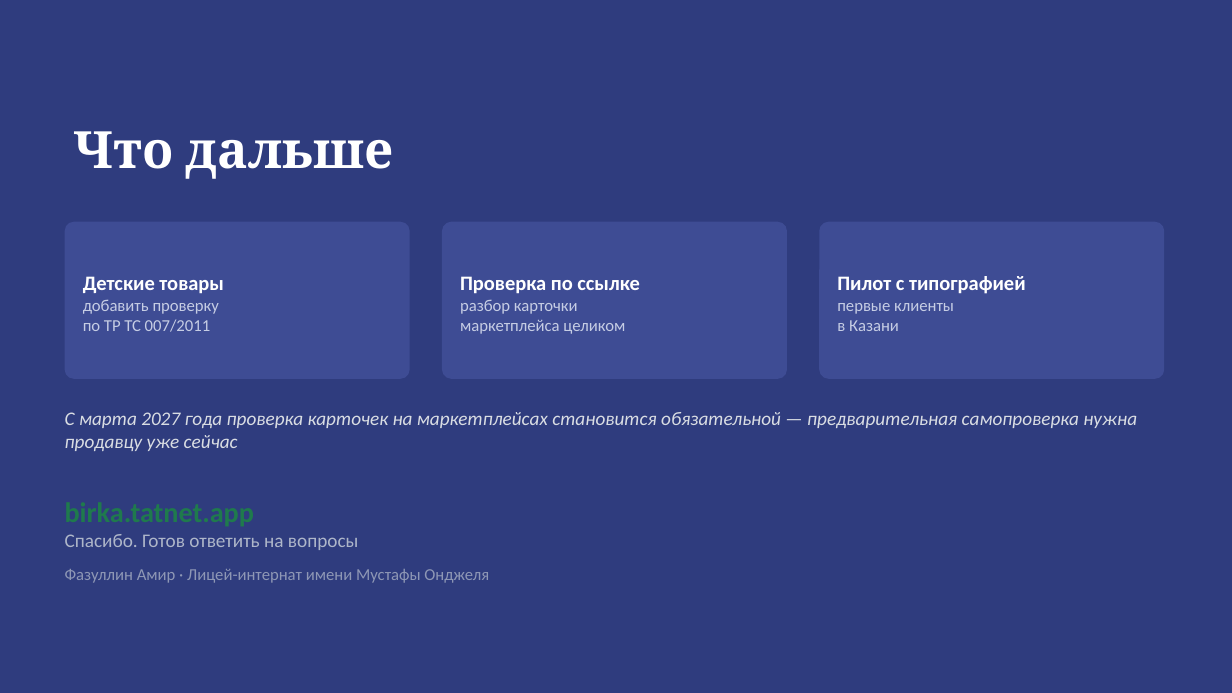
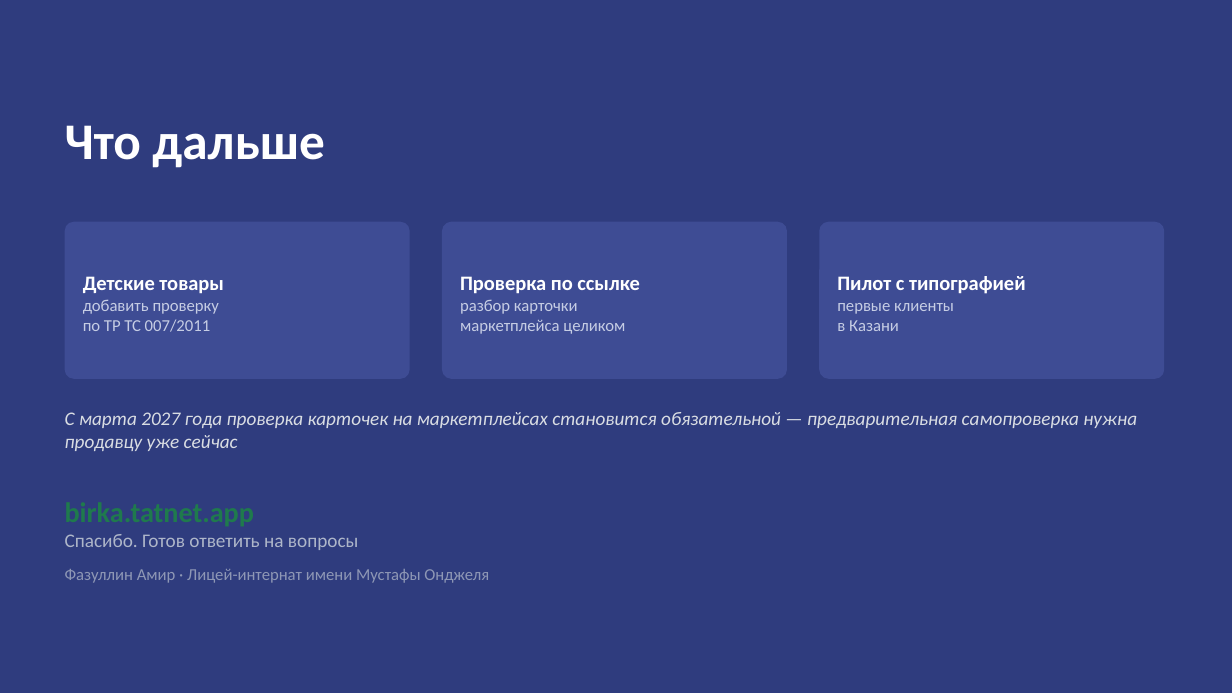
Before and after one commit to amirfazulen-byte/project, a slide deck: slide 6 of deck/Бирка.pptx. Drawn at 1232x693 pixels with LibreOffice and Linux fonts; fonts in the diff are those of the drawing. Boxes give left, top, right and bottom in pixels: in the first picture for what was removed or moved away, otherwise in the second. Text is boxed around its words. In the diff, an @@ line names an element or a change of style, - is before the commit and + after.

```diff
--- a/deck/Бирка.pptx
+++ b/deck/Бирка.pptx
@@ text "Что дальше": place and size @@
-text "Что дальше" at [74, 131, 394, 179]
+text "Что дальше" at [65, 125, 324, 168]
@@ text "Что дальше" at [65, 125, 324, 168]: font Cambria to Calibri @@
```
Also in this commit, not shown: 1 other slide changed, 1 other file.
